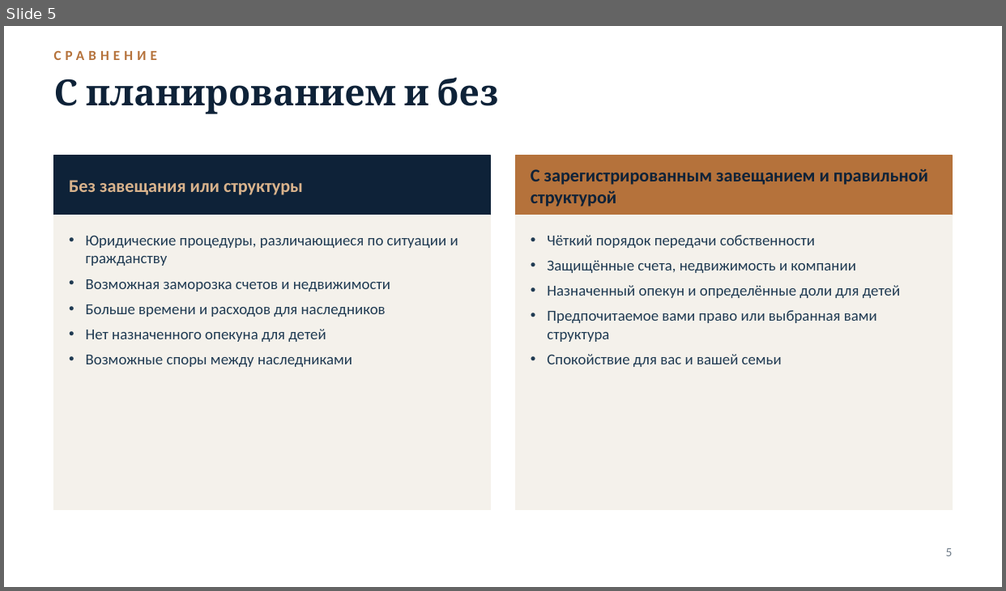
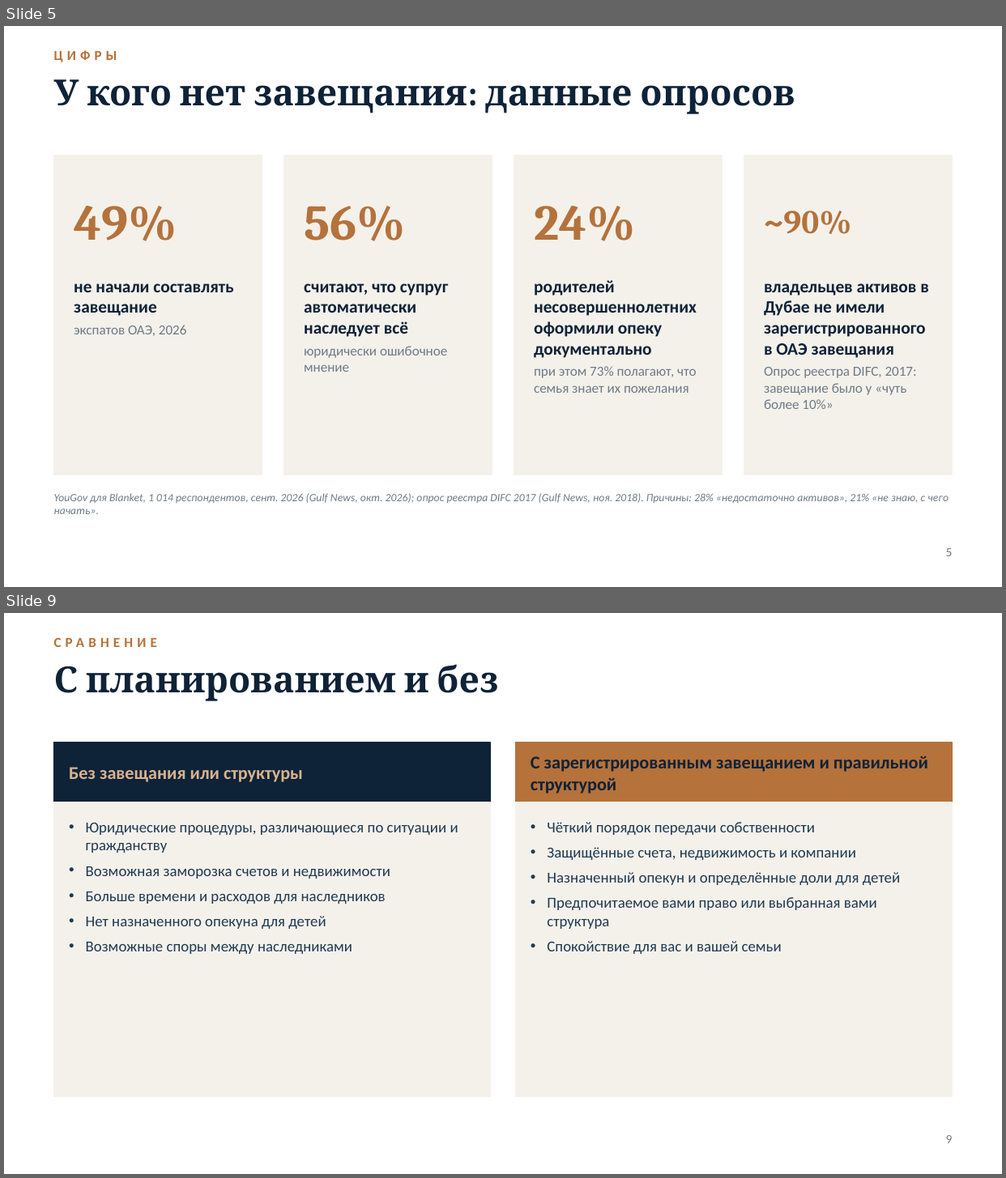
Before and after one commit to abdalmonemalmousa-prog/aa, a slide deck: presentations/04_Client_Consultation_Walkthrough_RU.pptx. Shown one above the other, each under a label of ours: slide 5 before the commit, slides 5 and 9 after it; the slides between them are not shown. The pictures are 1006x591 and 1006x1178 pixels, drawn with LibreOffice and Linux fonts; fonts in the diff are those of the drawing; background and template pictures are left out. Boxes give left, top, right and bottom in pixels: in the first picture for what was removed or moved away, otherwise in the second. Text is boxed around its words. In the diff, an @@ line names an element or a change of style, - is before the commit and + after.

```diff
--- a/presentations/04_Client_Consultation_Walkthrough_RU.pptx
+++ b/presentations/04_Client_Consultation_Walkthrough_RU.pptx
@@ slide 5 added at [4,26,1002,587], background #FFFFFF @@
@@ text added at [54,50,117,62], 10 pt, text #B5723B, bold @@
+ЦИФРЫ
@@ text added at [54,79,795,114], 26 pt, text #0E2238, bold @@
+У кого нет завещания: данные опросов
@@ rectangle added at [54,156,262,475], fill #F4F1EB, outline #F4F1EB 1 pt @@
@@ rectangle added at [284,156,492,475], fill #F4F1EB, outline #F4F1EB 1 pt @@
@@ rectangle added at [514,156,722,475], fill #F4F1EB, outline #F4F1EB 1 pt @@
@@ rectangle added at [744,156,952,475], fill #F4F1EB, outline #F4F1EB 1 pt @@
@@ text added at [74,206,177,241], 36 pt, text #B5723B, bold @@
+49%
@@ text added at [304,206,405,241], 36 pt, text #B5723B, bold @@
+56%
@@ text added at [534,206,635,241], 36 pt, text #B5723B, bold @@
+24%
@@ text added at [764,211,851,234], 24 pt, text #B5723B, bold @@
+~90%
@@ text added at [74,284,233,336], 12.5 pt, text #0E2238, bold @@
+не начали составлять завещание
+экспатов ОАЭ, 2026
@@ text added at [304,284,448,372], 12.5 pt, text #0E2238, bold @@
+считают, что супруг автоматически наследует всё
+юридически ошибочное мнение
@@ text added at [534,280,697,393], 12.5 pt, text #0E2238, bold @@
+родителей несовершеннолетних оформили опеку документально
+при этом 73% полагают, что семья знает их пожелания
@@ text added at [764,284,929,409], 12.5 pt, text #0E2238, bold @@
+владельцев активов в Дубае не имели зарегистрированного в ОАЭ завещания
+Опрос реестра DIFC, 2017: завещание было у «чуть более 10%»
@@ text added at [54,493,948,514], 8 pt, text #6E7B88, italic @@
+YouGov для Blanket, 1 014 респондентов, сент. 2026 (Gulf News, окт. 2026); опрос реестра DIFC 2017 (Gulf News, ноя. 2018). Причины: 28% «недостаточно активов», 21% «не знаю, с чего начать».
@@ page number added at [946,548,953,557], 9 pt, text #6E7B88 @@
+5
@@ what was slide 5 is now slide 9 @@
@@ page number at [946,1135,953,1144]: text changed @@
-5
+9
```
Also in this commit, not shown: 3 slides changed, 3 other slides added, 25 other files.
